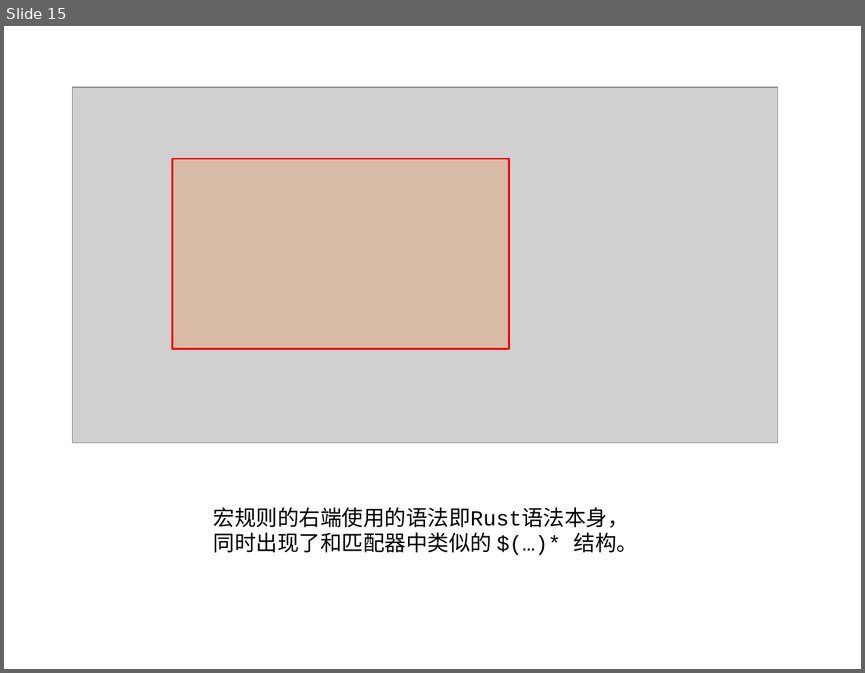
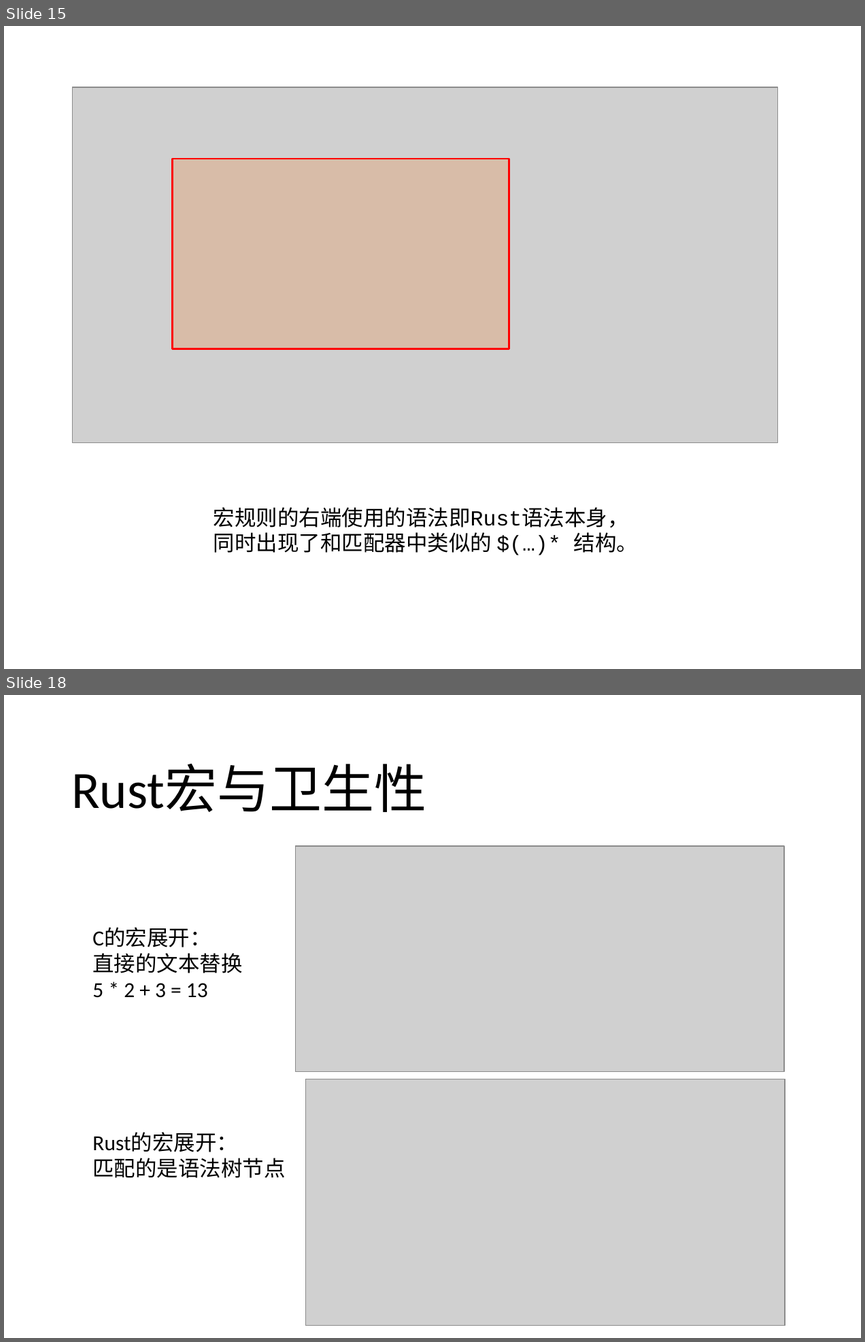
Before and after one commit to agave233/teamwork-14-Macro, a slide deck: Slides/Rust Part Slides.pptx. Shown one above the other, each under a label of ours: slide 15 before the commit, slides 15 and 18 after it; the slides between them are not shown. The pictures are 865x673 and 865x1342 pixels, drawn with LibreOffice and Linux fonts; fonts in the diff are those of the drawing; grey boxes stand for pictures. Boxes give left, top, right and bottom in pixels: in the first picture for what was removed or moved away, otherwise in the second. Text is boxed around its words. In the diff, an @@ line names an element or a change of style, - is before the commit and + after.

```diff
--- a/Slides/Rust Part Slides.pptx
+++ b/Slides/Rust Part Slides.pptx
@@ slide 18 added at (4, 695, 861, 1338), background #FFFFFF @@
@@ title added at (71, 764, 426, 812), 44 pt, text #000000 @@
+Rust宏与卫生性
@@ picture added at (295, 846, 784, 1071) @@
@@ text added at (92, 927, 242, 998), 18 pt, text #000000 @@
+C的宏展开：
+直接的文本替换
+5 * 2 + 3 = 13
@@ picture added at (306, 1079, 785, 1325) @@
@@ text added at (92, 1132, 286, 1178), 18 pt, text #000000 @@
+Rust的宏展开：
+匹配的是语法树节点
```
Also in this commit, not shown: 2 slides changed, 3 other slides added.
